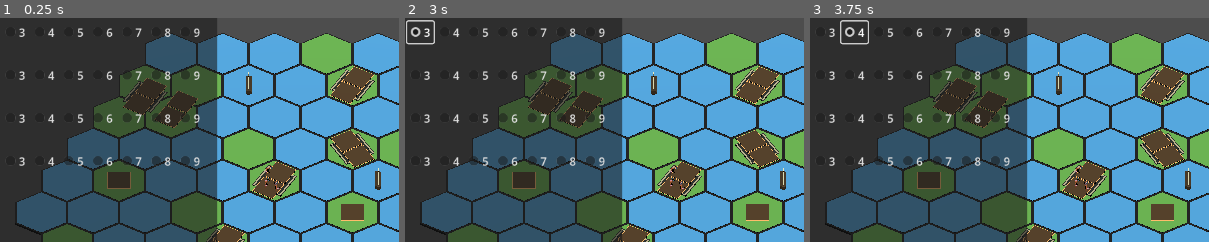
Above: before the commit, frames 1-3 (left to right).
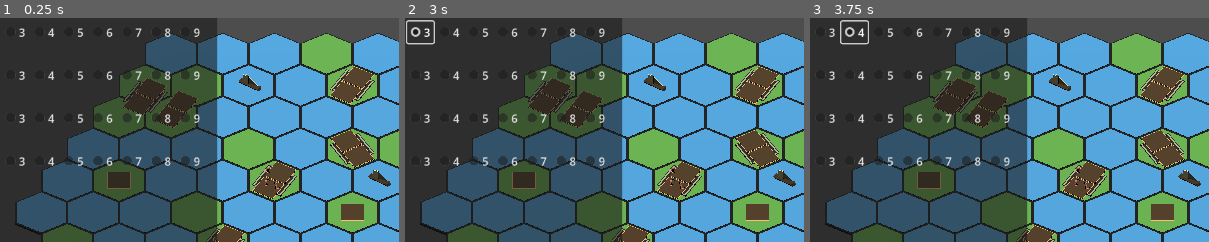
Above: after the commit, the same moments.

Repository: bemug/open-cyclades
Game: Godot game, scene res://game.tscn
Same seed, same stepped clock (60 frames per second), same inputs: the game is played once before the commit and once after it.
Inputs:
- Up to frame 1 (0.25 s): no input
- Up to frame 2 (3 s): click "0" at 0.5 s; click "1" at 1.25 s; click "2" at 2 s; click "3" at 2.75 s
- Up to frame 3 (3.75 s): click "4" at 3.5 s
The pictures show only the part of the screen within x 12-62%, y 6-56%; the shares and areas given below are measured in that part.

The runs differ from the first frame. In frame 1, 0.4% of the frame differs, in the area x 59-98%, y 24-77%; in frame 2, 0.4%; in frame 3, 0.4%.

Commit message:
Rotate boats before placing them

Diff:
--- a/entities/board/hexgrid/hexgrid.gd
+++ b/entities/board/hexgrid/hexgrid.gd
@@ -66,6 +66,7 @@
 
 			if (coord in archipelago_config.boats):
 				var boat_scene: Node3D = boat_scene_resource.instantiate()
+				boat_scene.rotate(Vector3.MODEL_TOP, 1)
 				boat_scene.position = hex_to_pixel(coord)
 				add_child(boat_scene)
 # ------------------------------------------------------------------------------
